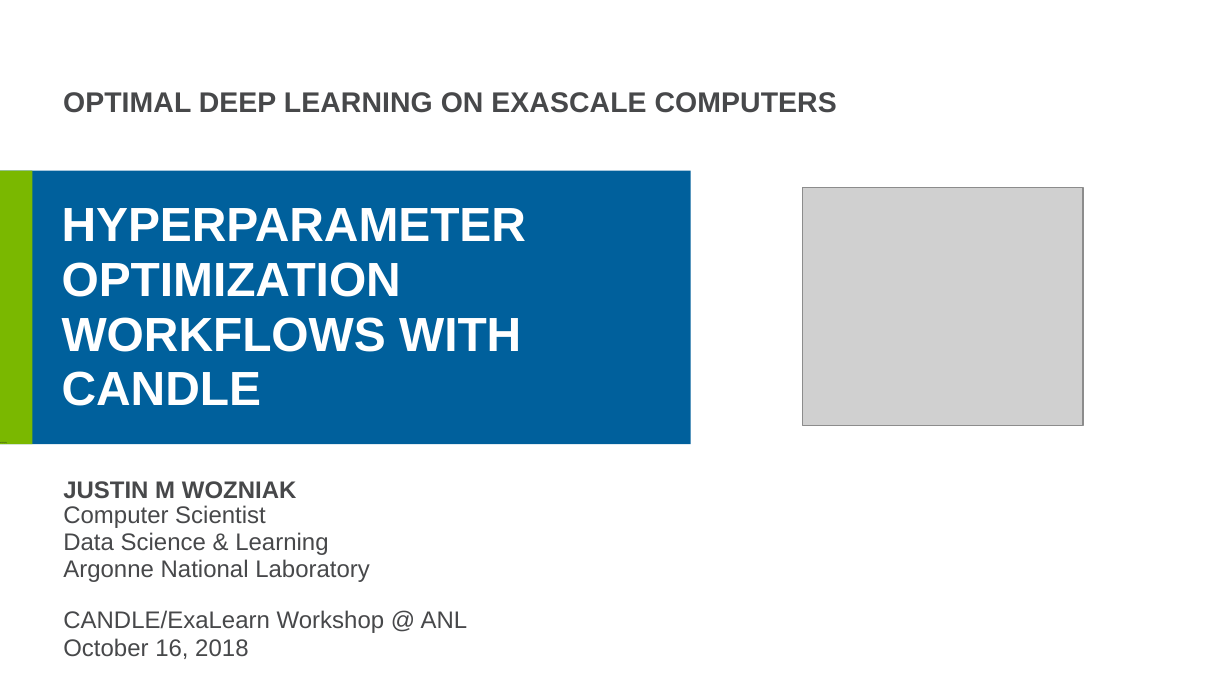
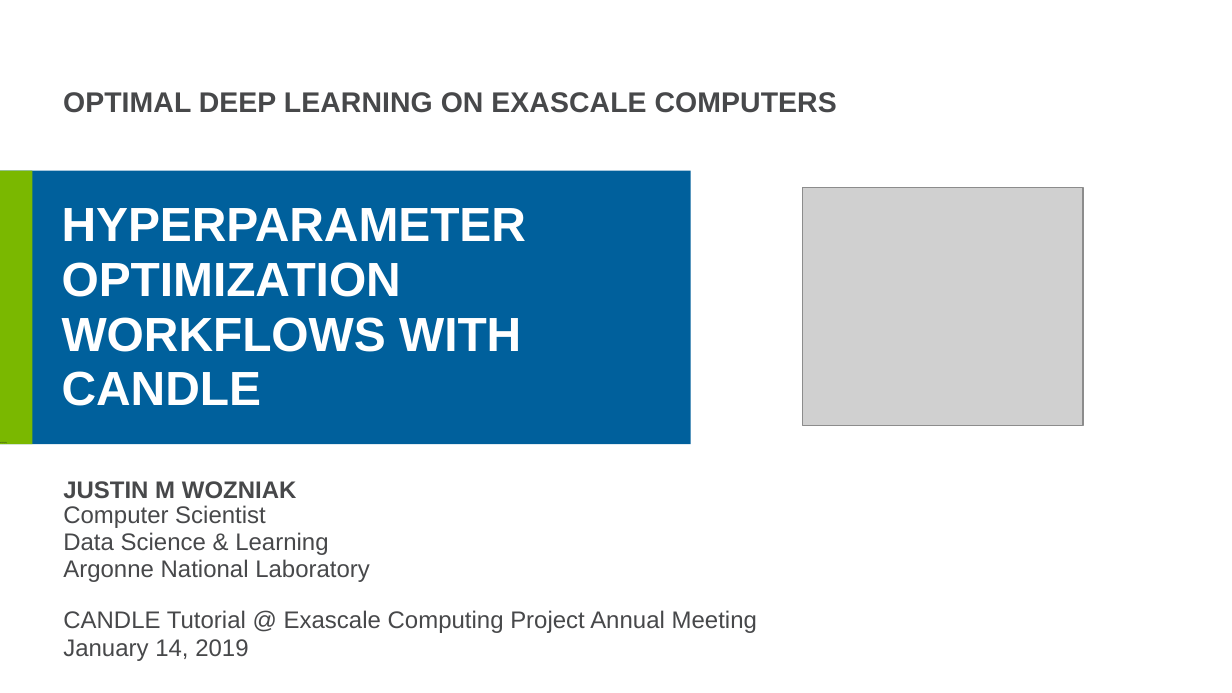
Before and after one commit to ECP-CANDLE/Tutorials, a slide deck: slide 1 of 2019/ECP/06.HPO/hpo.pptx. Drawn at 1232x693 pixels with LibreOffice and Linux fonts; fonts in the diff are those of the drawing; grey boxes stand for pictures; background and template pictures are left out. Boxes give left, top, right and bottom in pixels: in the first picture for what was removed or moved away, otherwise in the second. Text is boxed around its words. In the diff, an @@ line names an element or a change of style, - is before the commit and + after.

```diff
--- a/2019/ECP/06.HPO/hpo.pptx
+++ b/2019/ECP/06.HPO/hpo.pptx
@@ text at [63,610,757,661]: text changed @@
-CANDLE/ExaLearn Workshop @ ANL
-October 16, 2018
+CANDLE Tutorial @ Exascale Computing Project Annual Meeting
+January 14, 2019
```
Also in this commit, not shown: 4 other slides changed, 5 slides added, 3 slides removed.
